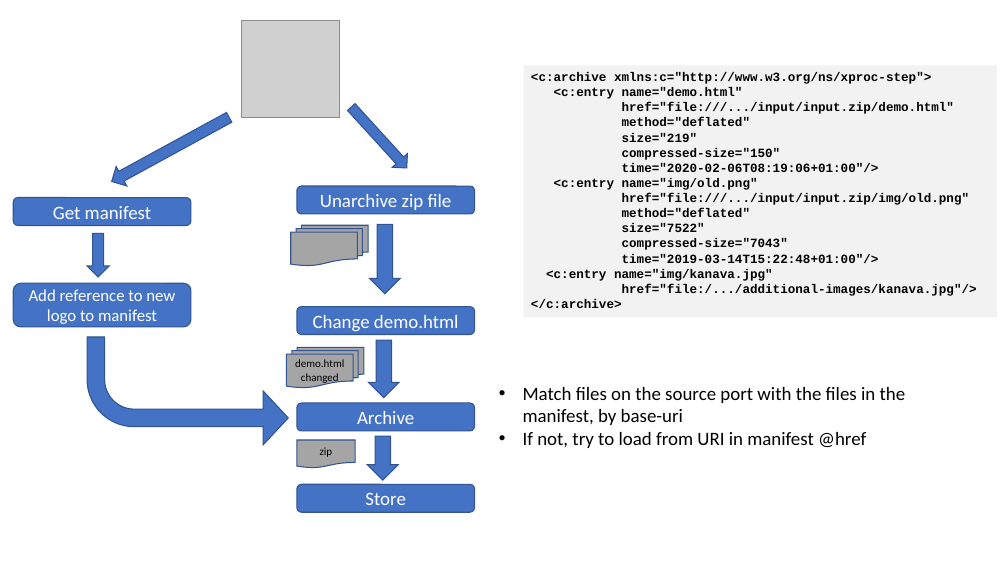
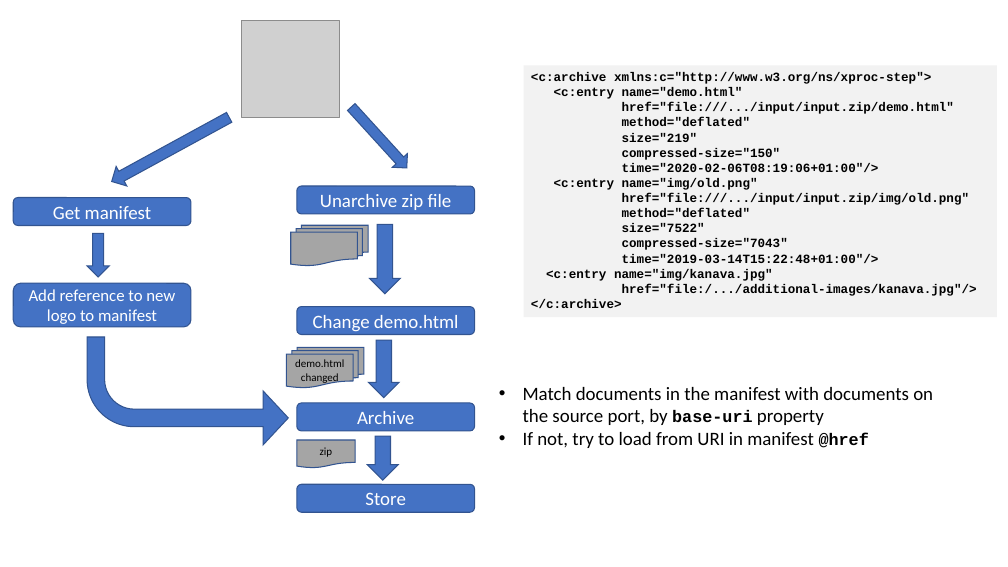
Before and after one commit to xatapult/working-with-zip-demo-prague-2020, a slide deck: slide 8 of presentation/Prague-2020-working-with-zip.pptx. Drawn at 1008x567 pixels with LibreOffice and Linux fonts; fonts in the diff are those of the drawing; grey boxes stand for pictures; background and template pictures are left out. Boxes give left, top, right and bottom in pixels: in the first picture for what was removed or moved away, otherwise in the second. Text is boxed around its words. In the diff, an @@ line names an element or a change of style, - is before the commit and + after.

```diff
--- a/presentation/Prague-2020-working-with-zip.pptx
+++ b/presentation/Prague-2020-working-with-zip.pptx
@@ text at [523,387,933,425]: text changed @@
-• Match files on the source port with the files in the manifest, by base-uri
+• Match documents in the manifest with documents on the source port, by base-uri property
@@ text at [523,432,869,448]: size 18 to 16 pt, font Calibri to Courier New, bold on in "@href" @@
```
Also in this commit, not shown: 6 other slides changed, 2 other files.
